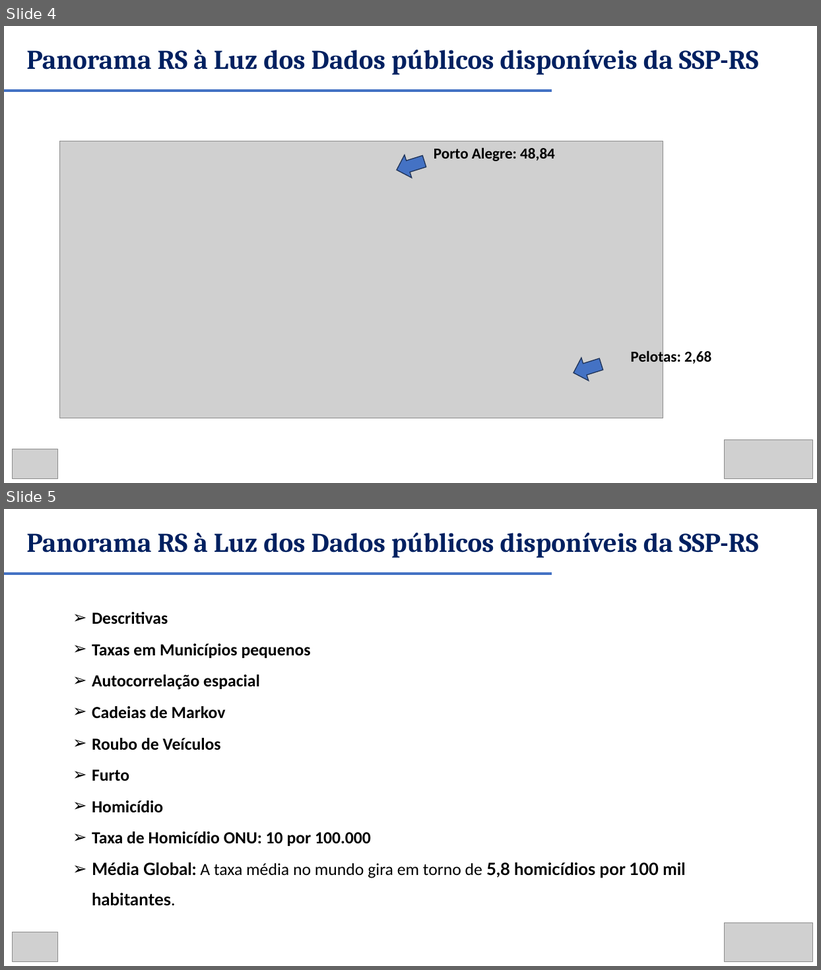
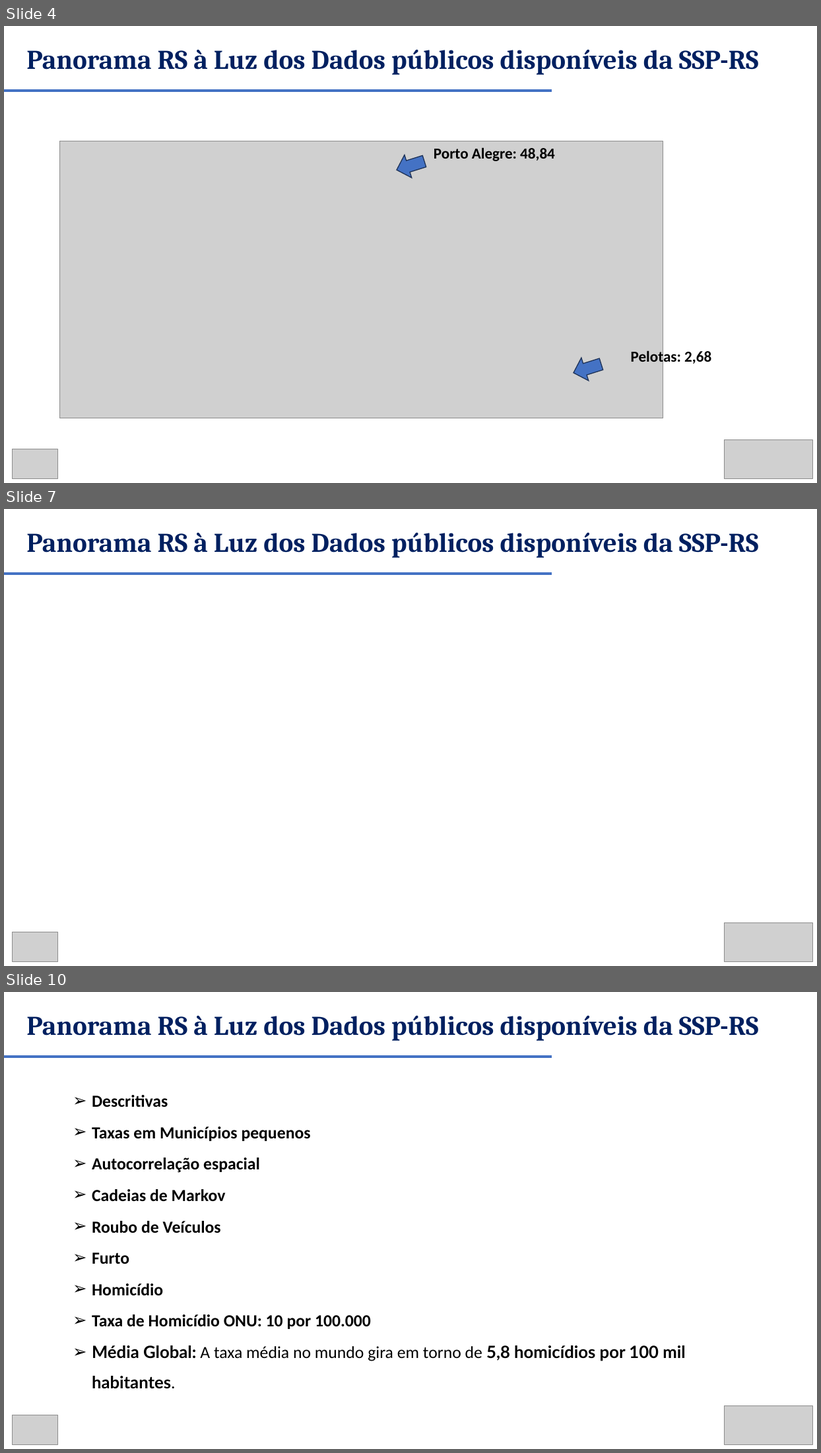
Before and after one commit to renanxcortes/semanistica_2026, a slide deck: DIA 2 - APRESENTACAO - VERSAO AMPLIADA FINAL.pptx. Shown one above the other, each under a label of ours: slides 4 and 5 before the commit, slides 4, 7 and 10 after it; the slides between them are not shown. The pictures are 821x970 and 821x1453 pixels, drawn with LibreOffice and Linux fonts; fonts in the diff are those of the drawing; grey boxes stand for pictures. Boxes give left, top, right and bottom in pixels: in the first picture for what was removed or moved away, otherwise in the second. Text is boxed around its words. In the diff, an @@ line names an element or a change of style, - is before the commit and + after.

```diff
--- a/DIA 2 - APRESENTACAO - VERSAO AMPLIADA FINAL.pptx
+++ b/DIA 2 - APRESENTACAO - VERSAO AMPLIADA FINAL.pptx
@@ slide 7 added at (x1=4, y1=509, x2=817, y2=966), background #FFFFFF @@
@@ text added at (x1=26, y1=532, x2=759, y2=558), 32 pt, text #002060, bold @@
+Panorama RS à Luz dos Dados públicos disponíveis da SSP-RS
@@ line added from (4, 574) to (552, 574), #4472C4 3 pt @@
@@ picture added at (x1=725, y1=923, x2=813, y2=962) @@
@@ picture added at (x1=12, y1=932, x2=57, y2=962) @@
@@ what was slide 5 is now slide 10 @@
```
Also in this commit, not shown: 4 other slides added.
